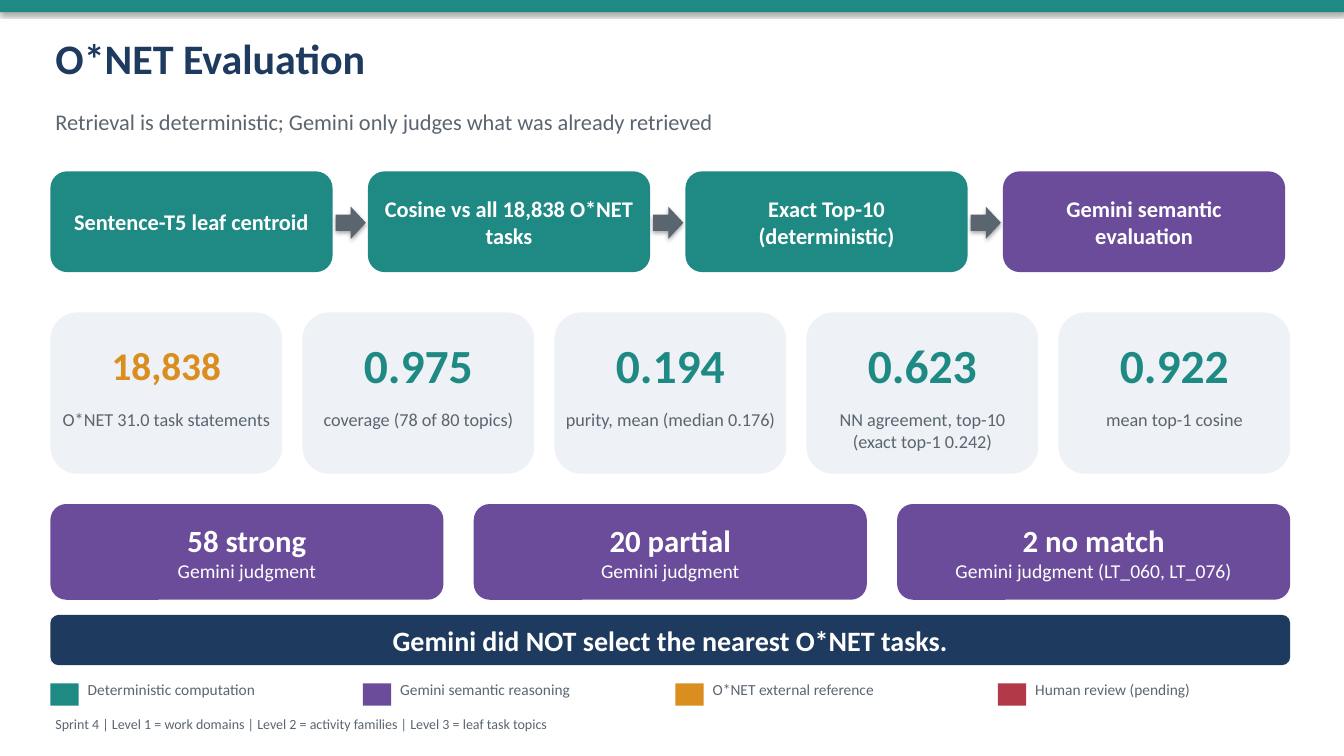
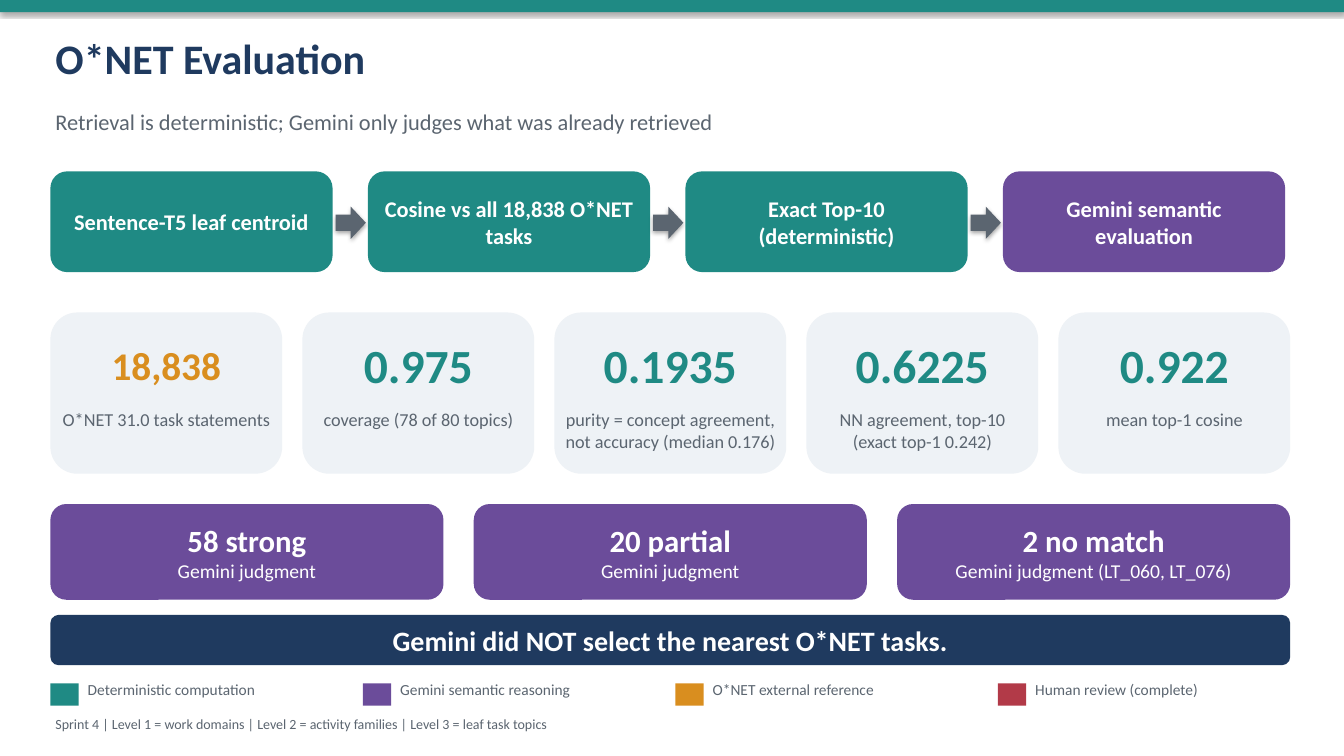
Before and after one commit to seanr995/IE-7945-Project, a slide deck: slide 5 of CAPESTONE PROJECT/SPRINT4_FINAL_SUBMISSION/Sprint4_Labeling_Hierarchy_Presentation.pptx. Drawn at 1344x756 pixels with LibreOffice and Linux fonts; fonts in the diff are those of the drawing. Boxes give left, top, right and bottom in pixels: in the first picture for what was removed or moved away, otherwise in the second. Text is boxed around its words. In the diff, an @@ line names an element or a change of style, - is before the commit and + after.

Commit message:
Finalize Sprint 4 results and human review

```diff
--- a/CAPESTONE PROJECT/SPRINT4_FINAL_SUBMISSION/Sprint4_Labeling_Hierarchy_Presentation.pptx
+++ b/CAPESTONE PROJECT/SPRINT4_FINAL_SUBMISSION/Sprint4_Labeling_Hierarchy_Presentation.pptx
@@ text at box(604, 352, 737, 384): text changed @@
-0.194
+0.1935
@@ text at box(856, 350, 989, 384): text changed @@
-0.623
+0.6225
@@ text at box(566, 413, 775, 451): text changed @@
-purity, mean (median 0.176)
+purity = concept agreement, not accuracy (median 0.176)
@@ text at box(1035, 684, 1198, 698): text changed @@
-Human review (pending)
+Human review (complete)
```
Also in this commit, not shown: 6 other slides changed, 1 slide added, 1 slide removed, 52 other files.
